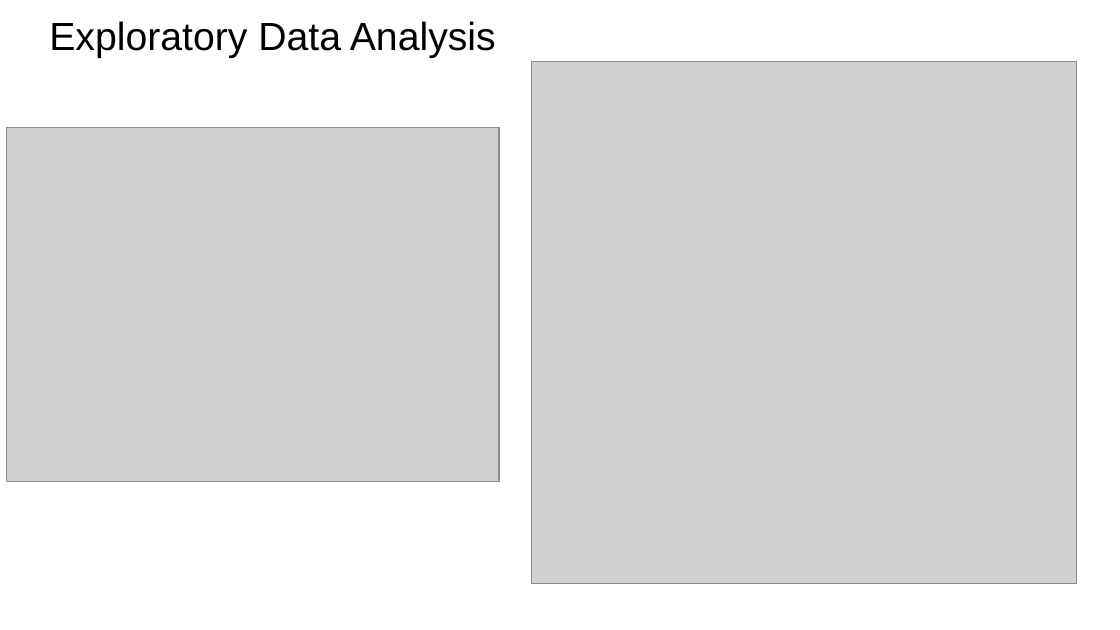
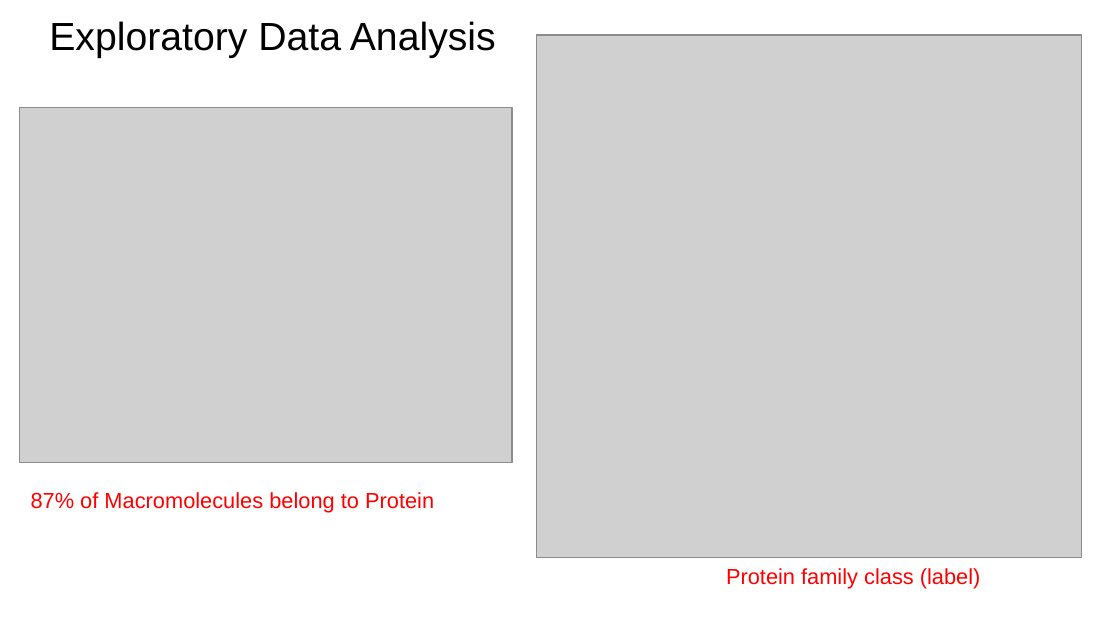
Before and after one commit to abishek269/Protein-Super-family-Classification-, a slide deck: slide 5 of Final_report_presentation.pptx. Drawn at 1120x630 pixels with LibreOffice and Linux fonts; fonts in the diff are those of the drawing; grey boxes stand for pictures. Boxes give left, top, right and bottom in pixels: in the first picture for what was removed or moved away, otherwise in the second. Text is boxed around its words. In the diff, an @@ line names an element or a change of style, - is before the commit and + after.

```diff
--- a/Final_report_presentation.pptx
+++ b/Final_report_presentation.pptx
@@ picture: place and size @@
-picture at <box>531,62,1076,585</box>
+picture at <box>536,35,1082,558</box>
@@ picture: place and size @@
-picture at <box>7,128,500,483</box>
+picture at <box>19,108,512,463</box>
@@ text added at <box>31,492,434,513</box>, 14 pt, text #FF0000 @@
+87% of Macromolecules belong to Protein
@@ text added at <box>726,568,981,589</box>, 14 pt, text #FF0000 @@
+Protein family class (label)
```
Also in this commit, not shown: 7 other slides changed, 4 slides added, 1 slide removed.
